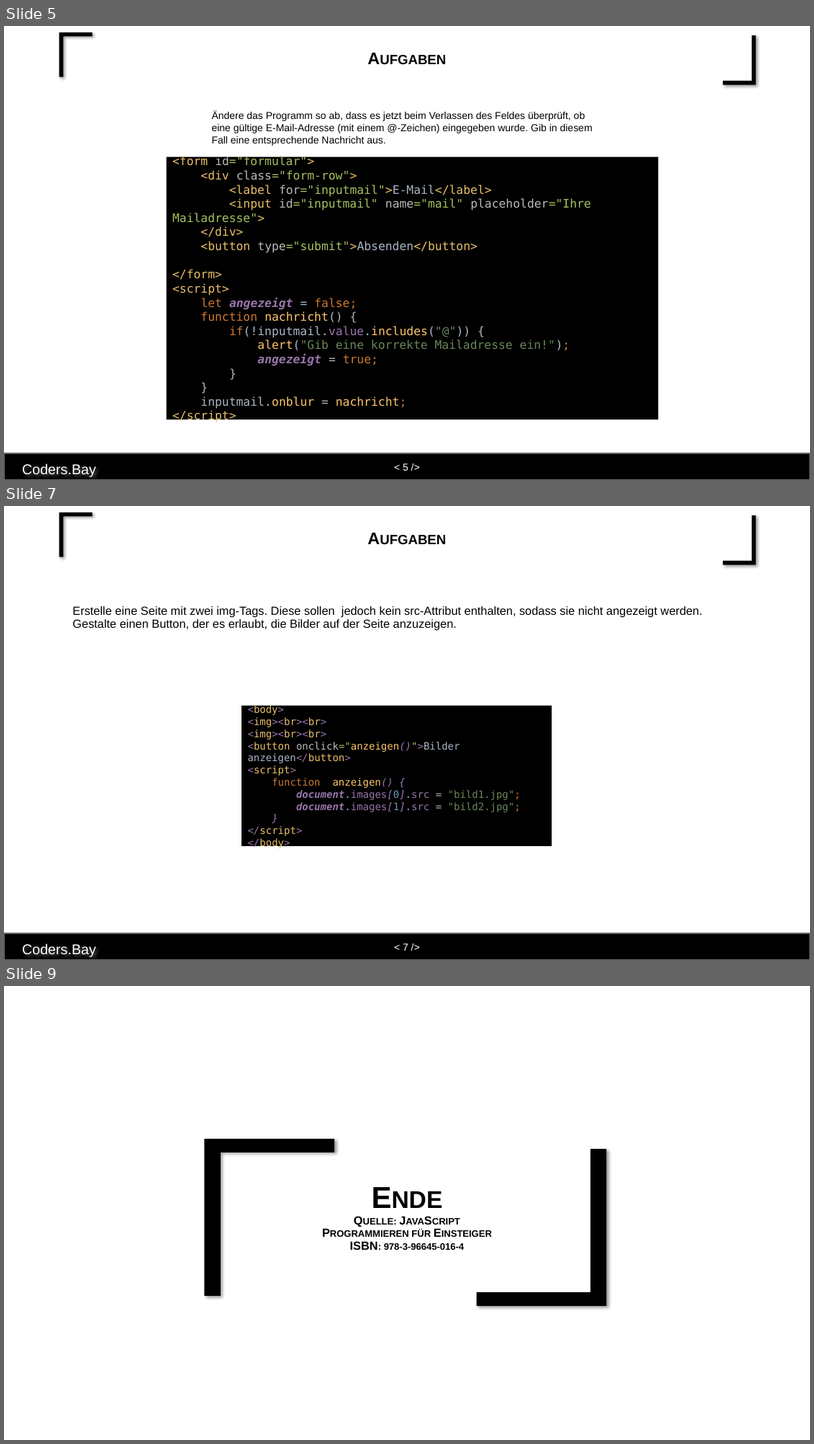
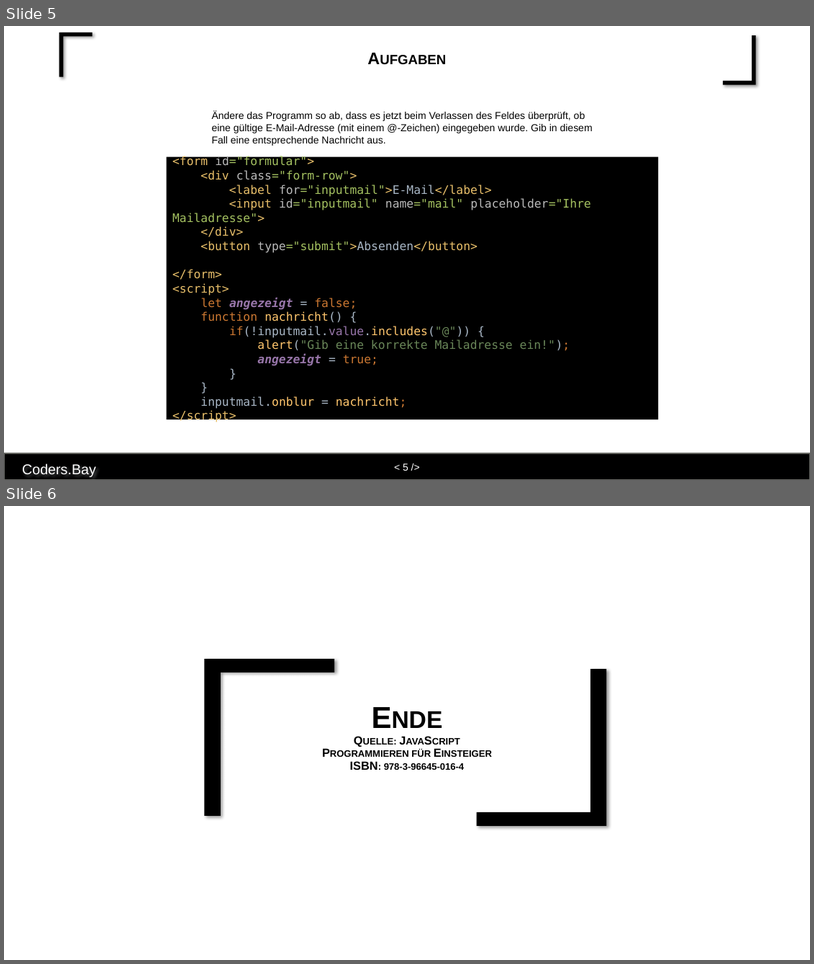
Before and after one commit to affenzellerkarin/abendkurs-2021, a slide deck: 2021-11-06/js-3 - Loesungen.pptx. Shown one above the other, each under a label of ours: slides 5, 7 and 9 before the commit, slides 5 and 6 after it; the slides between them are not shown. The pictures are 814x1444 and 814x964 pixels, drawn with LibreOffice and Linux fonts; fonts in the diff are those of the drawing; background and template pictures are left out. Boxes give left, top, right and bottom in pixels: in the first picture for what was removed or moved away, otherwise in the second. Text is boxed around its words. In the diff, an @@ line names an element or a change of style, - is before the commit and + after.

```diff
--- a/2021-11-06/js-3 - Loesungen.pptx
+++ b/2021-11-06/js-3 - Loesungen.pptx
@@ slide 7 removed at [4,506,810,960], background #FFFFFF; not listed: 4 template elements that a slide beside it also shows @@
@@ title removed at [67,520,748,557] @@
-Aufgaben
@@ text removed at [72,606,702,631] @@
-Erstelle eine Seite mit zwei img-Tags. Diese sollen jedoch kein src-Attribut enthalten, sodass sie nicht angezeigt werden. Gestalte einen Button, der es erlaubt, die Bilder auf der Seite anzuzeigen.
@@ rectangle removed at [242,705,552,846] @@
-<body>
-<img><br><br>
-<img><br><br>
-<button onclick="anzeigen()">Bilder anzeigen</button>
-<script>
-function anzeigen() {
-document.images[0].src = "bild1.jpg";
-document.images[1].src = "bild2.jpg";
-}
-</script>
-</body>
@@ what was slide 9 is now slide 6 @@
```
Also in this commit, not shown: 2 other slides removed, 5 other files.
